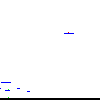
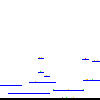
Revision of a layered 100x100 image; what changed, layer by layer:
painted on "Layer 2" over [0, 32, 100, 98]
